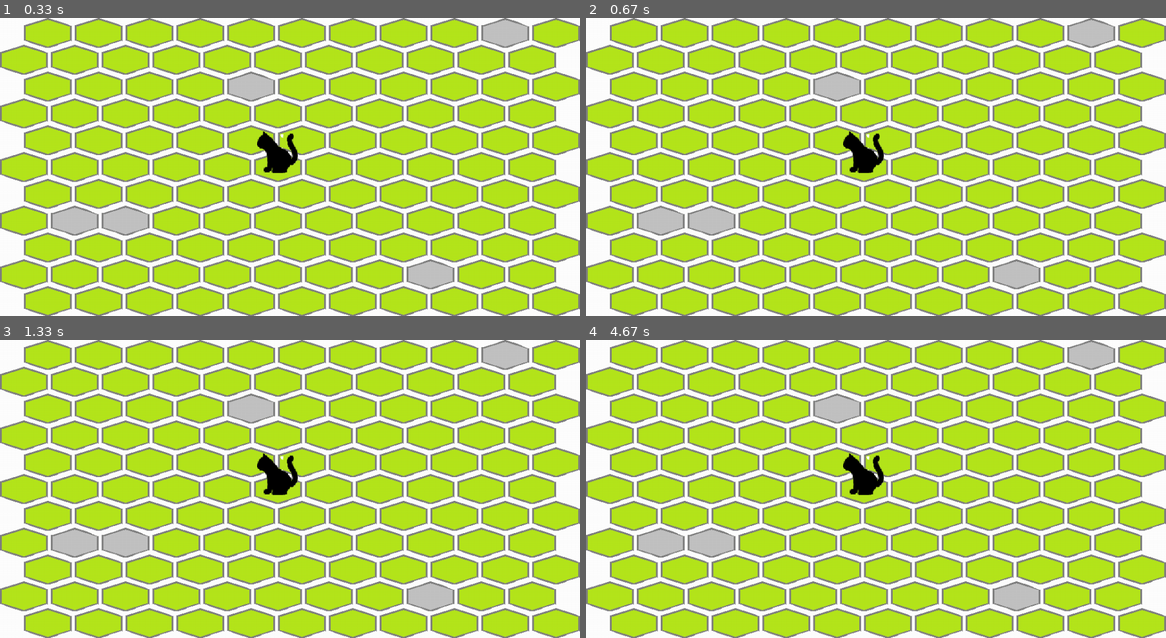
Above: before the commit, frames 1-4 (two rows, left to right).
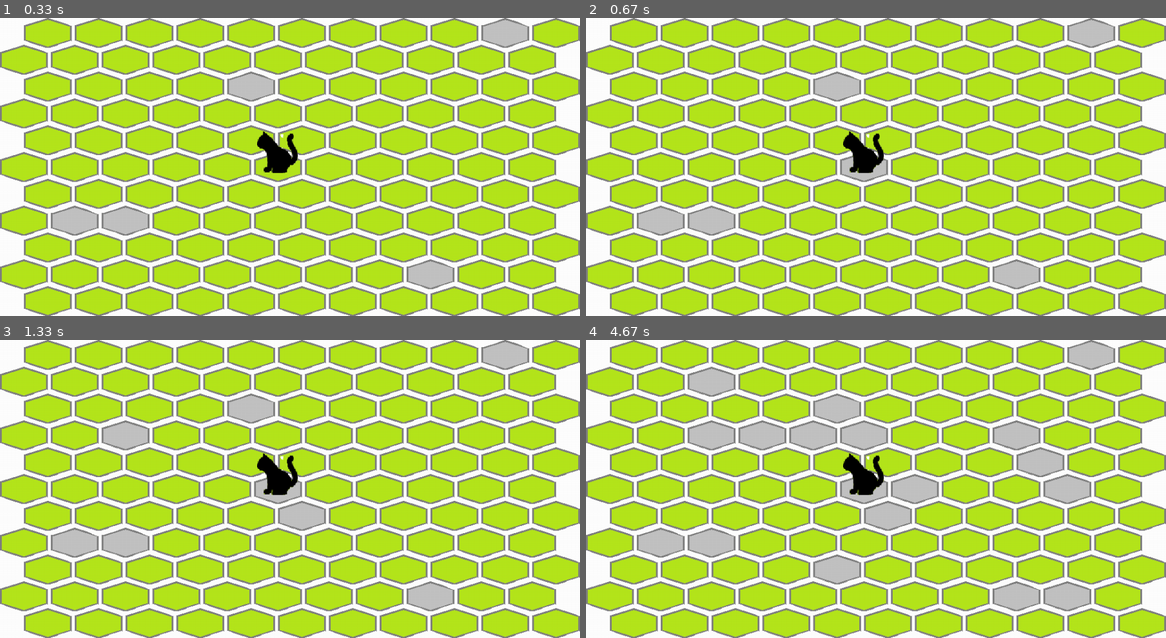
Above: after the commit, the same moments.

Repository: EgorLz/Pygame-Project
Game: pygame game, started from trap cat.py
The game is run twice, just before and just after one commit, with the same random seed, the same clock (stepped at 60 frames per second) and the same inputs.
Inputs (mouse positions are in pixels of both pictures, inside the frame that each line leads up to):
- Up to frame 1 (0.33 s): no input
- Up to frame 2 (0.67 s): click (876, 167) at 0.38 s
- Up to frame 3 (1.33 s): click (290, 509) at 0.72 s; click (110, 444) at 1.05 s
- Up to frame 4 (4.67 s): click (1090, 593) at 1.38 s; click (736, 429) at 1.72 s; click (847, 566) at 2.05 s; click (858, 438) at 2.38 s; click (794, 426) at 2.72 s; click (1026, 462) at 3.05 s; click (1055, 483) at 3.38 s; click (997, 435) at 3.72 s; click (702, 387) at 4.05 s; click (899, 477) at 4.38 s

Frame 1 is identical in both runs. In frame 2, 0.3% of the frame differs, in the area x 44-52%, y 46-55%; in frame 3, 1.4%; in frame 4, 6.7%, in the area x 17-87%, y 9-91%.

Commit message:
change pole add

Diff:
--- a/trap cat.py
+++ b/trap cat.py
@@ -35,6 +35,11 @@
         self.rect.y = y
         self.rect.x = x
 
+    def update(self, *args):
+        if args and args[0].type == pygame.MOUSEBUTTONDOWN and \
+                self.rect.collidepoint(args[0].pos):
+            self.image = Pole.pole_close
+
 
 class Cat(pygame.sprite.Sprite):
     image = load_image("cat_stay.png")
@@ -68,9 +73,9 @@
             Pole(x, y, True, all_sprites)
             all_count -= 1
 
-x = 430
-y = 190
-Cat(x, y, all_sprites)
+start_pos_x = 430
+start_pos_y = 190
+Cat(start_pos_x, start_pos_y, all_sprites)
 
 running = True
 
@@ -78,6 +83,7 @@
     for event in pygame.event.get():
         if event.type == pygame.QUIT:
             running = False
+        all_sprites.update(event)
     all_sprites.draw(screen)
     pygame.display.flip()
 pygame.quit()
